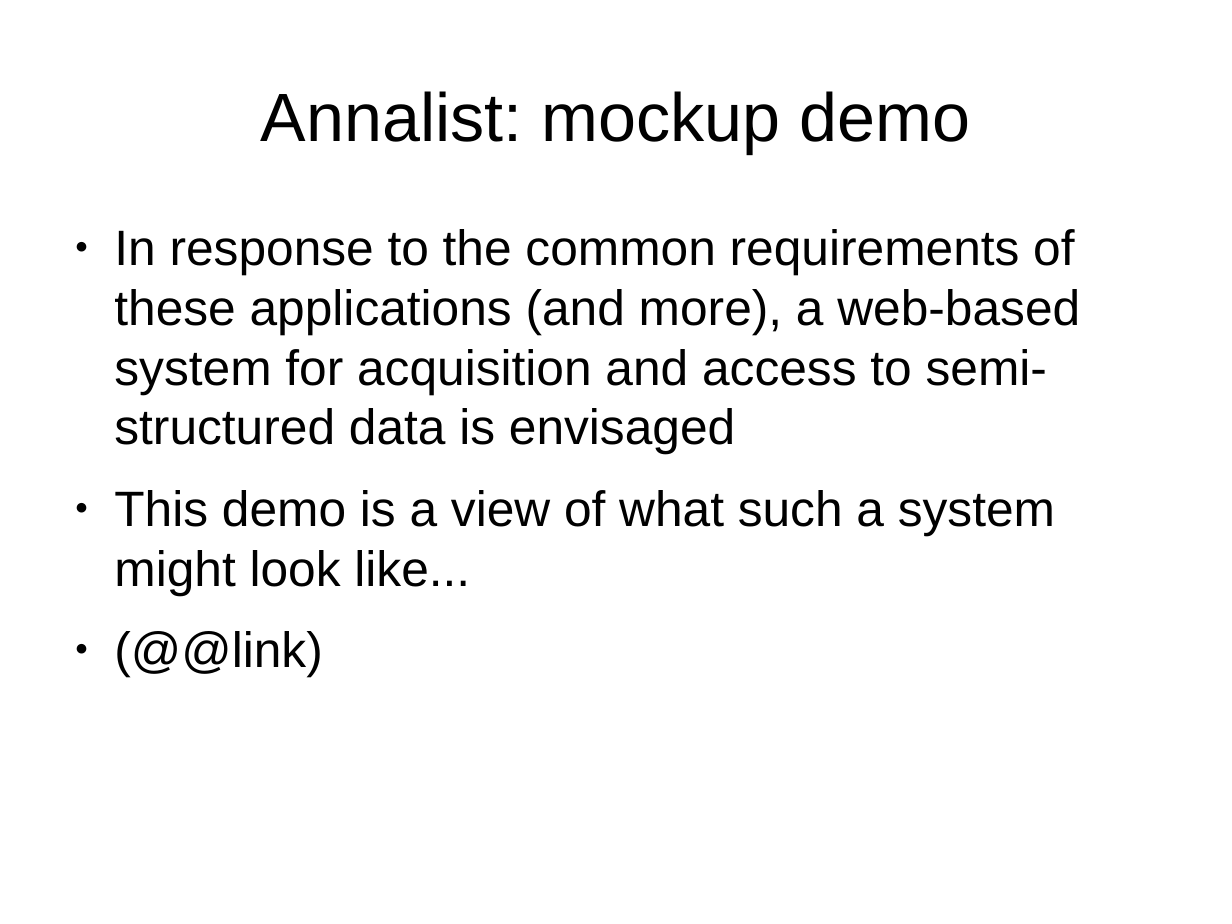
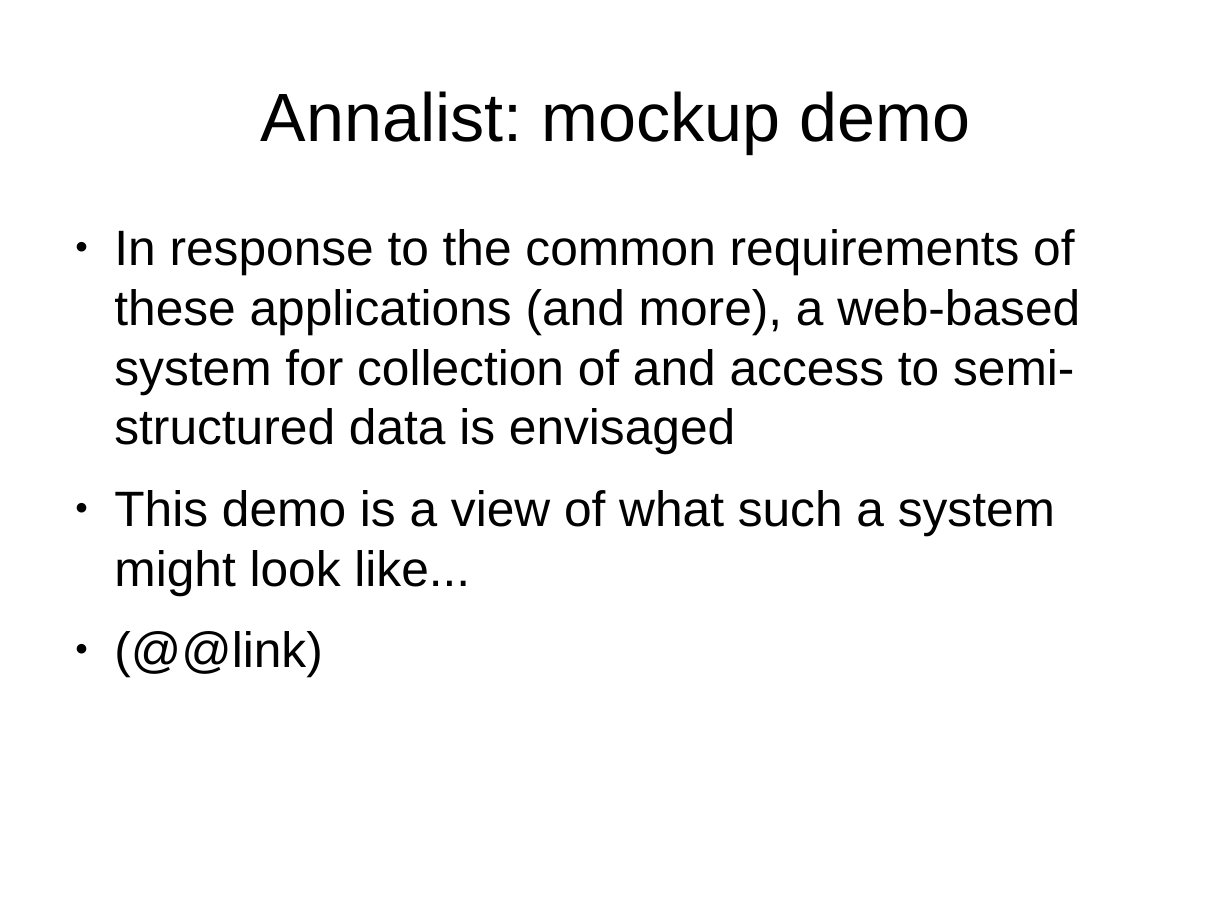
Before and after one commit to gklyne/annalist, a slide deck: slide 6 of presentations/annalist-pitch.odp. Drawn at 1232x924 pixels with LibreOffice and Linux fonts; fonts in the diff are those of the drawing. Boxes give left, top, right and bottom in pixels: in the first picture for what was removed or moved away, otherwise in the second. Text is boxed around its words. In the diff, an @@ line names an element or a change of style, - is before the commit and + after.

Commit message:
Flesh out sample applications, update tech overview

```diff
--- a/presentations/annalist-pitch.odp
+++ b/presentations/annalist-pitch.odp
@@ text at (x1=114, y1=229, x2=1080, y2=454): text changed @@
-● In response to the common requirements of these applications (and more), a web-based system for acquisition and access to semi-structured data is envisaged
+● In response to the common requirements of these applications (and more), a web-based system for collection of and access to semi-structured data is envisaged
```
Also in this commit, not shown: 11 other slides changed, 1 slide added, 5 other files.
